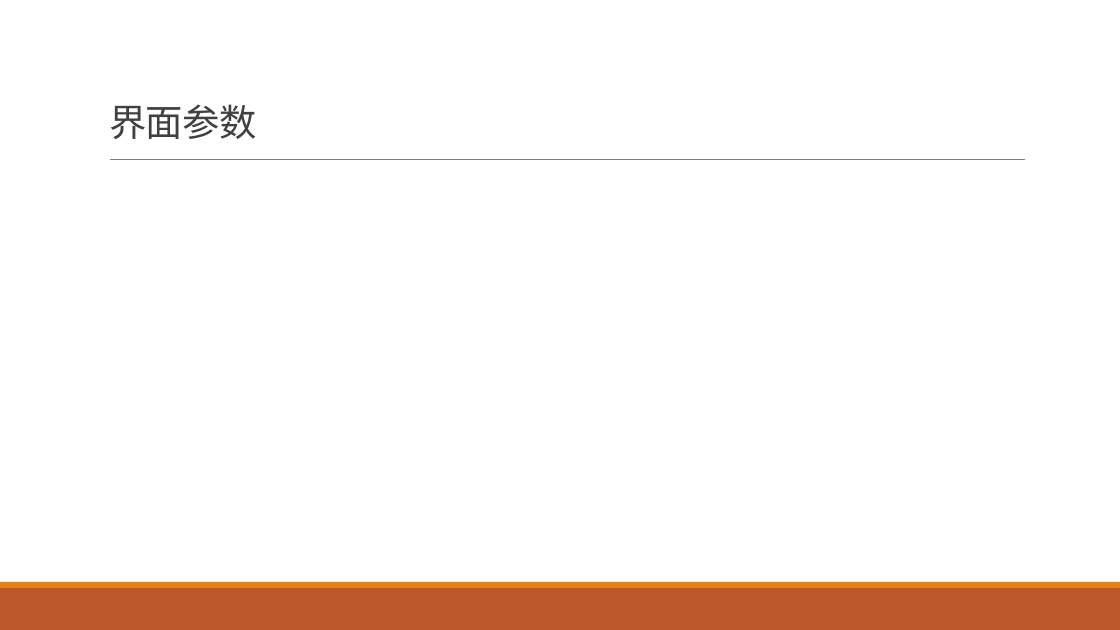
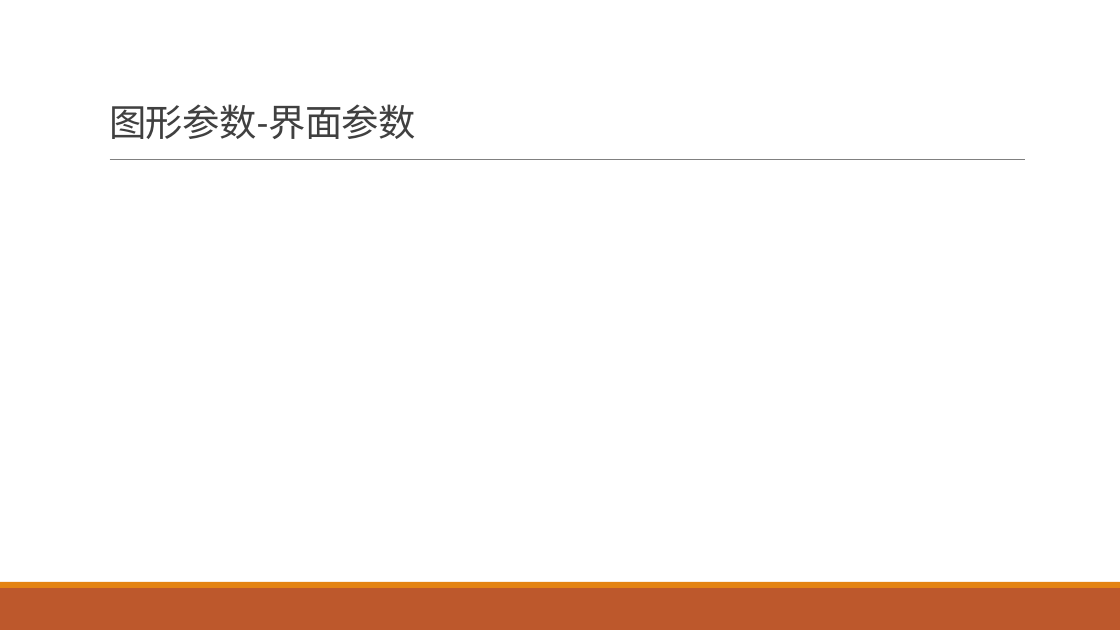
Before and after one commit to exoplanetX/DataAnalytics, a slide deck: slide 30 of 实验3-探索性分析.pptx. Drawn at 1120x630 pixels with LibreOffice and Linux fonts; fonts in the diff are those of the drawing. Boxes give left, top, right and bottom in pixels: in the first picture for what was removed or moved away, otherwise in the second. Text is boxed around its words. In the diff, an @@ line names an element or a change of style, - is before the commit and + after.

```diff
--- a/实验3-探索性分析.pptx
+++ b/实验3-探索性分析.pptx
@@ title at [109,104,416,139]: text changed @@
-界面参数
+图形参数-界面参数
```
Also in this commit, not shown: 4 other slides changed, 1 slide added, 1 slide removed.
